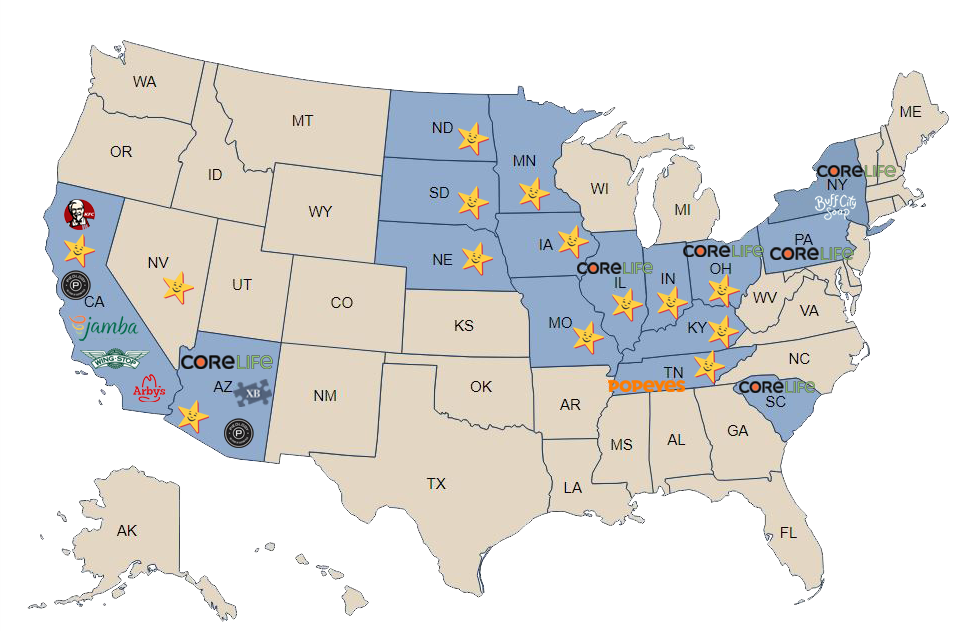
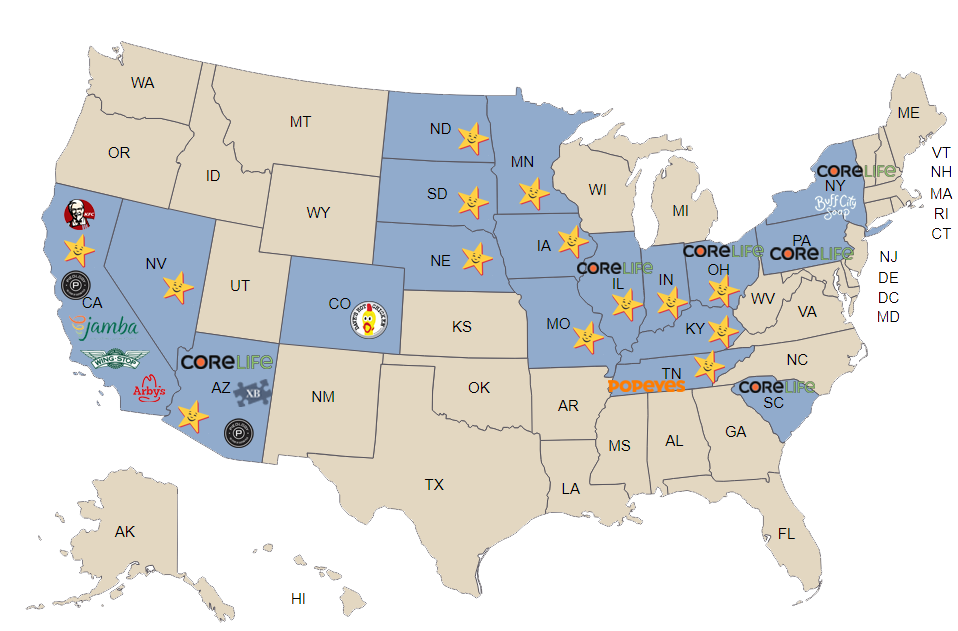
Layered file, before and after one edit (958 x 631). Changes by layer:
removed layer "Layer 0" over 25, 40, 950, 623
added layer "Layer 34" above "Layer 33" over 350, 301, 388, 339
added layer "Layer 33" over 25, 41, 953, 623
